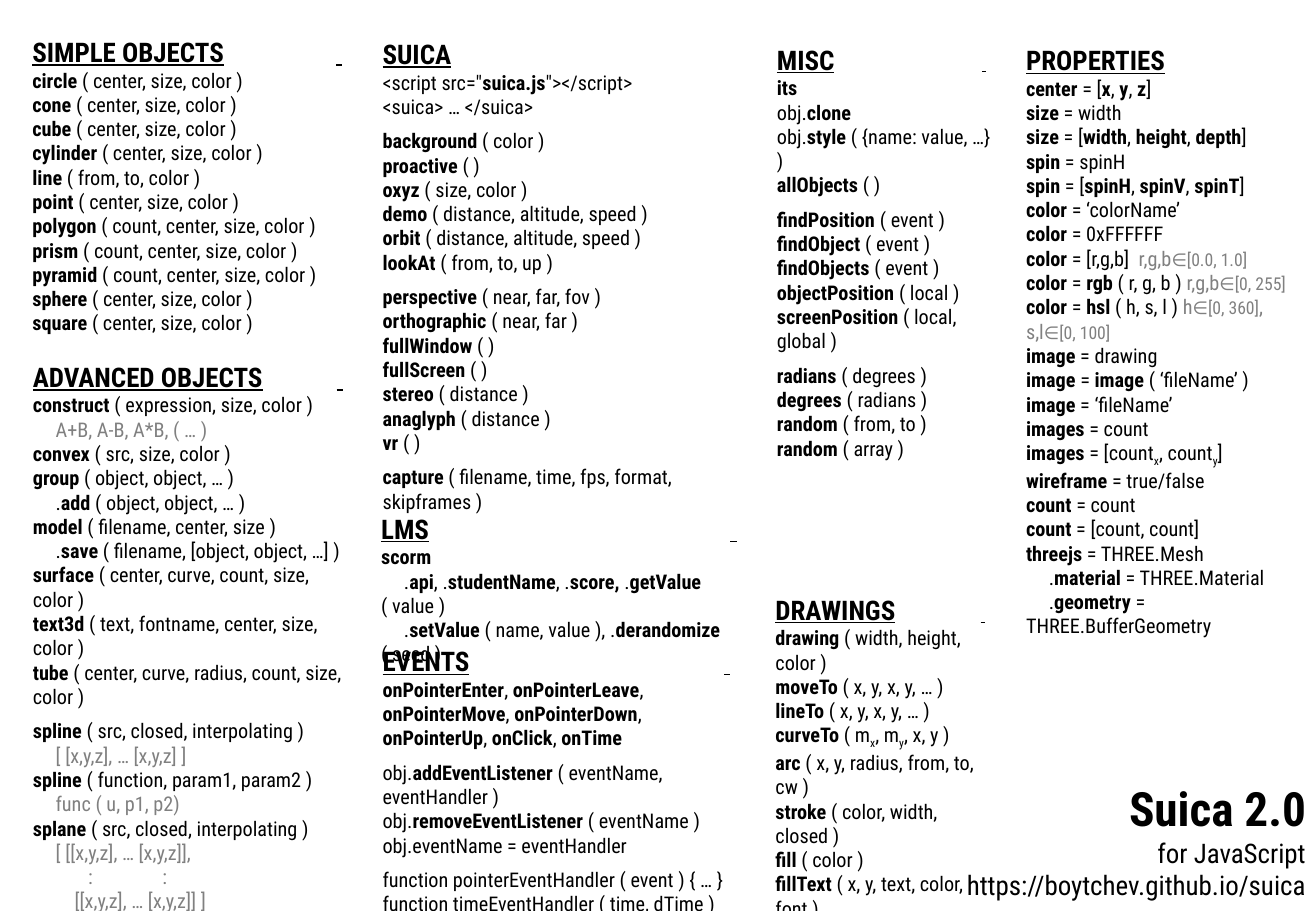
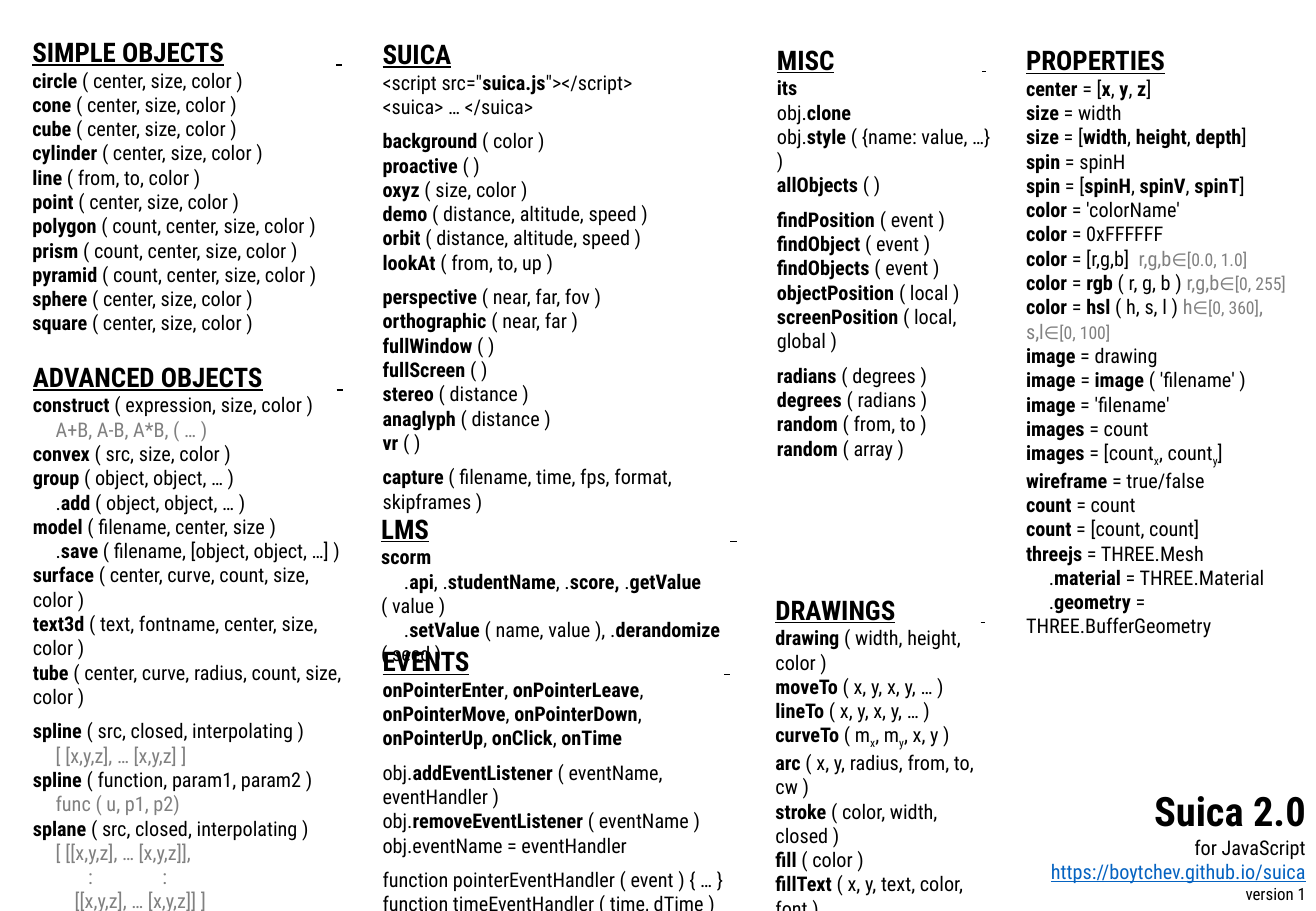
Before and after one commit to boytchev/suica, a slide deck: slide 1 of docs/cheat-sheet.pptx. Drawn at 1316x911 pixels with LibreOffice and Linux fonts; fonts in the diff are those of the drawing. Boxes give left, top, right and bottom in pixels: in the first picture for what was removed or moved away, otherwise in the second. Text is boxed around its words. In the diff, an @@ line names an element or a change of style, - is before the commit and + after.

```diff
--- a/docs/cheat-sheet.pptx
+++ b/docs/cheat-sheet.pptx
@@ text at (1026,201,1180,218): text changed @@
-color = ‘colorName’
+color = 'colorName'
@@ text at (1026,371,1235,416): text changed @@
-image = image ( ‘fileName’ )
-image = ‘fileName’
+image = image ( 'filename' )
+image = 'filename'
@@ text "Suica 2.0": place and size @@
-text "Suica 2.0" at (967,842,1306,901)
+text "Suica 2.0" at (1051,796,1306,900)
@@ text at (1051,796,1306,884): size 28 to 24 pt in "Suica 2.0"; size 16 to 12 pt in "for JavaScript", "https://boytchev.github.io/suica"; text colour #000000 to #0563C1, underline on in "https://boytchev.github.io/suica" @@
@@ text at (1246,888,1306,900): paragraph added @@
+version 1
```
Also in this commit, not shown: 1 other slide changed, 2 other files.
